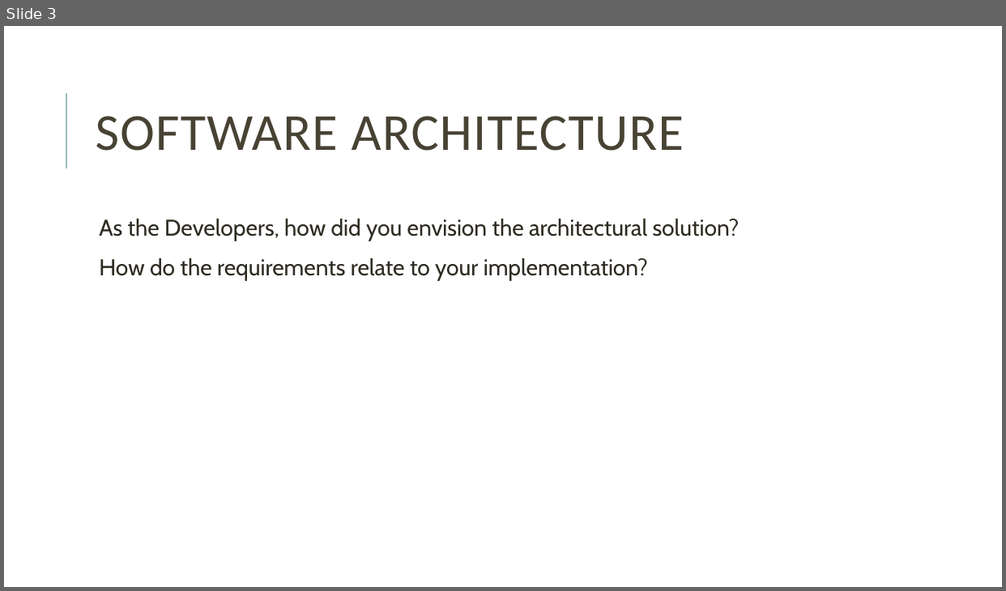
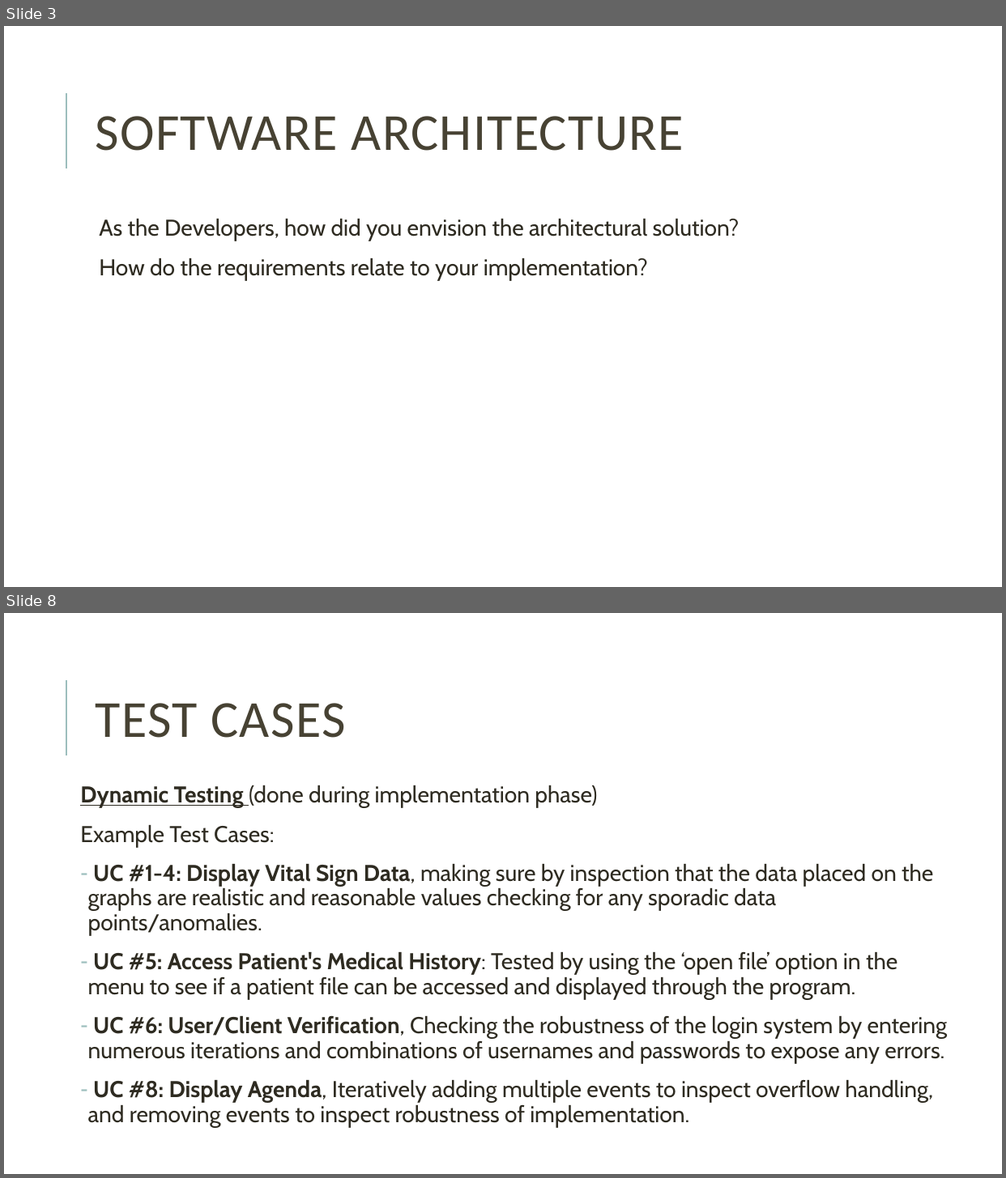
Before and after one commit to razr22/PatientMonitoringSystem, a slide deck: Patient Monitoring System.pptx. Shown one above the other, each under a label of ours: slide 3 before the commit, slides 3 and 8 after it; the slides between them are not shown. The pictures are 1006x591 and 1006x1178 pixels, drawn with LibreOffice and Linux fonts; fonts in the diff are those of the drawing. Boxes give left, top, right and bottom in pixels: in the first picture for what was removed or moved away, otherwise in the second. Text is boxed around its words. In the diff, an @@ line names an element or a change of style, - is before the commit and + after.

Commit message:
Presentation
Added Test Cases.

```diff
--- a/Patient Monitoring System.pptx
+++ b/Patient Monitoring System.pptx
@@ slide 8 added at <box>4,613,1002,1174</box>, background #FFFFFF; not listed: 1 template element that a slide beside it also shows @@
@@ title added at <box>96,703,346,738</box>, 50 pt, text #474233 @@
+TEST CASES
@@ text added at <box>80,786,948,1127</box>, 22 pt, text #2E2B21 @@
+Dynamic Testing (done during implementation phase)
+Example Test Cases:
+– UC #1-4: Display Vital Sign Data, making sure by inspection that the data placed on the graphs are realistic and reasonable values checking for any sporadic data points/anomalies.
+– UC #5: Access Patient's Medical History: Tested by using the ‘open file’ option in the menu to see if a patient file can be accessed and displayed through the program.
+– UC #6: User/Client Verification, Checking the robustness of the login system by entering numerous iterations and combinations of usernames and passwords to expose any errors.
+– UC #8: Display Agenda, Iteratively adding multiple events to inspect overflow handling, and removing events to inspect robustness of implementation.
```
Also in this commit, not shown: 2 slides changed, 2 other slides added.
